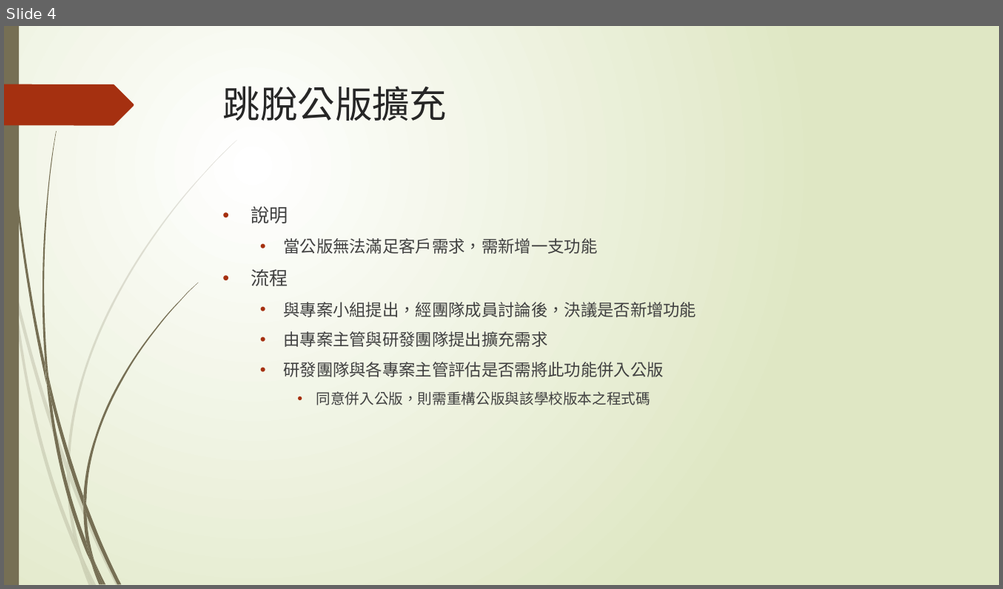
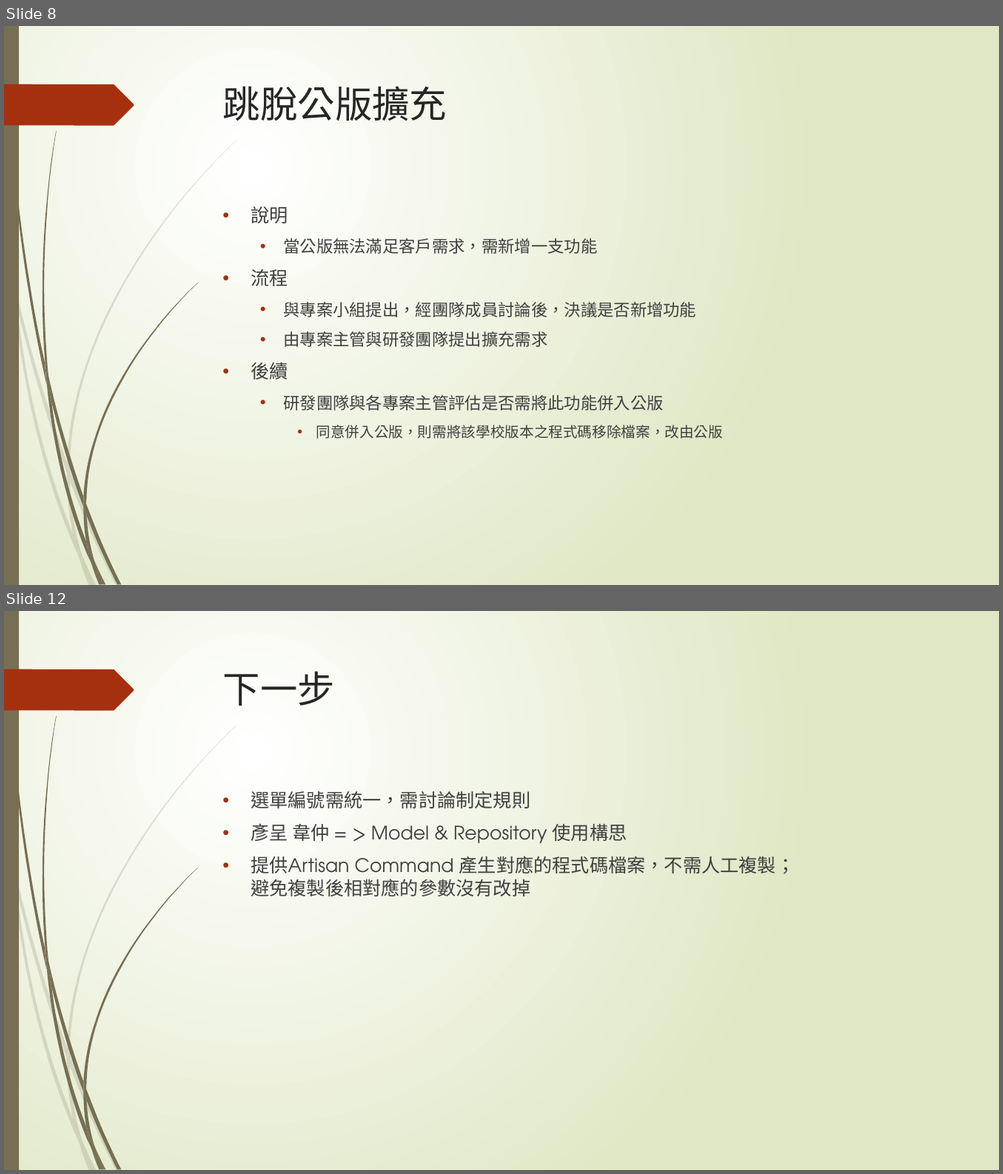
Before and after one commit to TaiwanChuChu/SampleDP, a slide deck: 先傑軟工策略小組.pptx. Shown one above the other, each under a label of ours: slide 4 before the commit, slides 8 and 12 after it; the slides between them are not shown. The pictures are 1003x589 and 1003x1174 pixels, drawn with LibreOffice and Linux fonts; fonts in the diff are those of the drawing. Boxes give left, top, right and bottom in pixels: in the first picture for what was removed or moved away, otherwise in the second. Text is boxed around its words. In the diff, an @@ line names an element or a change of style, - is before the commit and + after.

```diff
--- a/先傑軟工策略小組.pptx
+++ b/先傑軟工策略小組.pptx
@@ slide 12 added at [4,611,999,1170], background gradient #FFFFFF to #DFE8C4; not listed: 24 template elements that a slide beside it also shows @@
@@ title added at [223,671,335,706], 36 pt, text #262626 @@
+下一步
@@ text added at [250,792,795,897], 18 pt, text #404040 @@
+• 選單編號需統一，需討論制定規則
+• 彥呈 韋仲 = > Model & Repository 使用構思
+• 提供Artisan Command 產生對應的程式碼檔案，不需人工複製；
+  避免複製後相對應的參數沒有改掉
@@ what was slide 4 is now slide 8 @@
@@ slide 8 changed as well @@
@@ text at [250,363,287,380]: paragraph added @@
+• 後續
@@ text at [316,425,723,439]: text changed @@
-    • 同意併入公版，則需重構公版與該學校版本之程式碼
+    • 同意併入公版，則需將該學校版本之程式碼移除檔案，改由公版
```
Also in this commit, not shown: 3 other slides changed, 8 other slides added, 1 slide removed, 20 other files.
